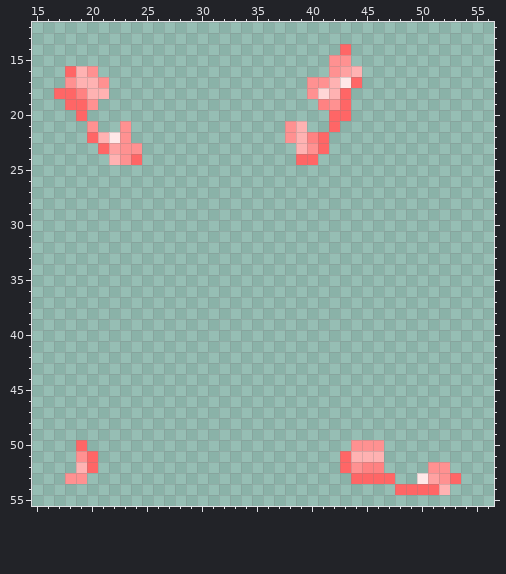
File history of a pixel-art sprite, Resources/Textures/Objects/Consumable/Food/meat.rsi/generic-pink-inhand-left.png. That is the earlier state.
The file is 64x64 pixels. Shown: x 15..56, y 12..55. The old version is drawn lined up with the new one.
After:
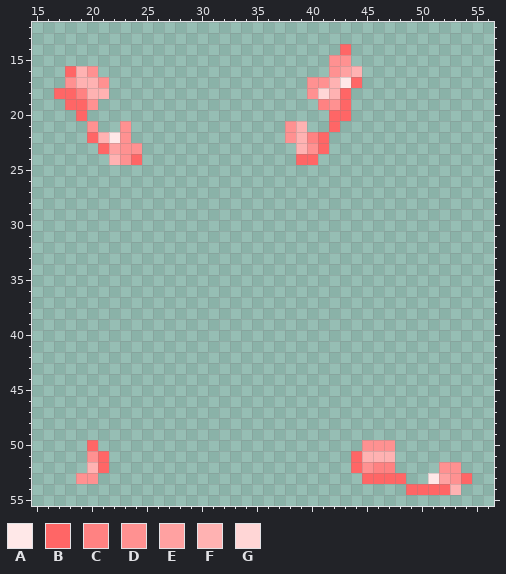
Palette (. is transparent): A #ffe8e8  B #ff6666  C #ff8282  D #ff9191  E #ffa1a1  F #ffb2b2  G #ffd6d6
Change:
whole drawing moved by -1,+0 (the old picture is shown already moved)
Changed rows in their new state; - is an unchanged pixel.
first column x 18:
50 -.B-----------------------.--D-------
51 -.DB---------------------.B--F-------
52 -.FB---------------------.BD-C---.-D-
53 .-D-----------------------.---B-.AEDB
54 ------------------------------.---BF-
Boxes around the changes in both pictures, in picture pixels (x1, y1, x2, y2):
changed: (65, 440, 109, 484)
changed: (340, 440, 472, 495)
